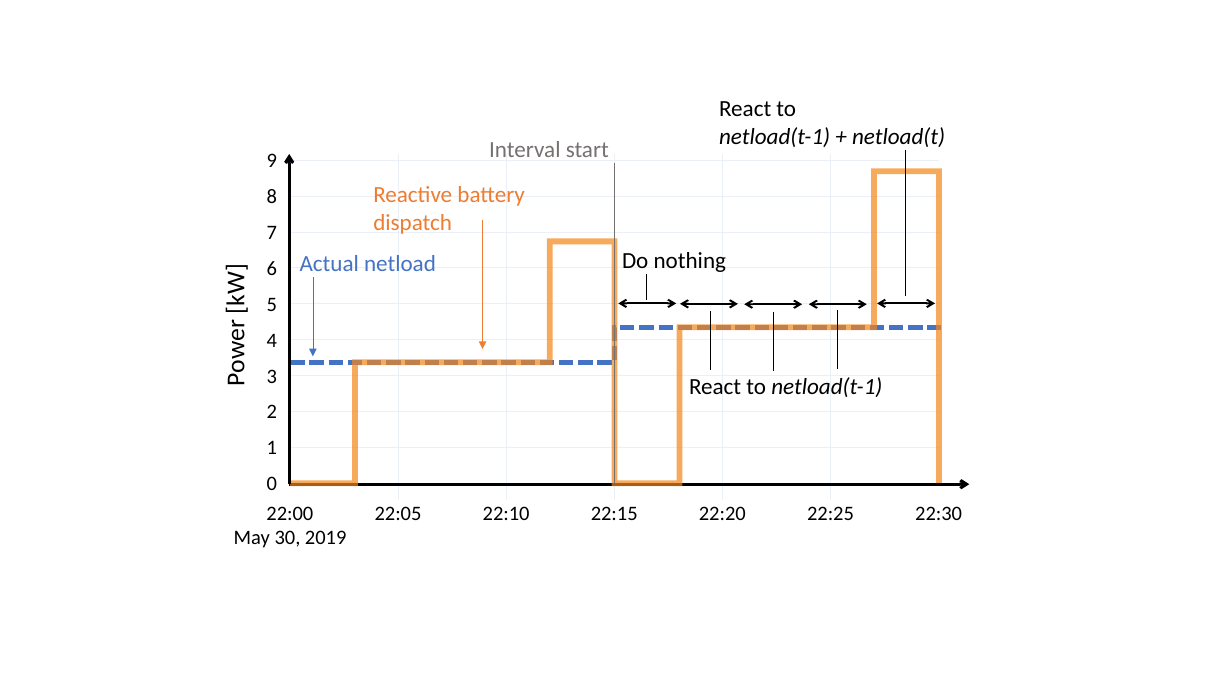
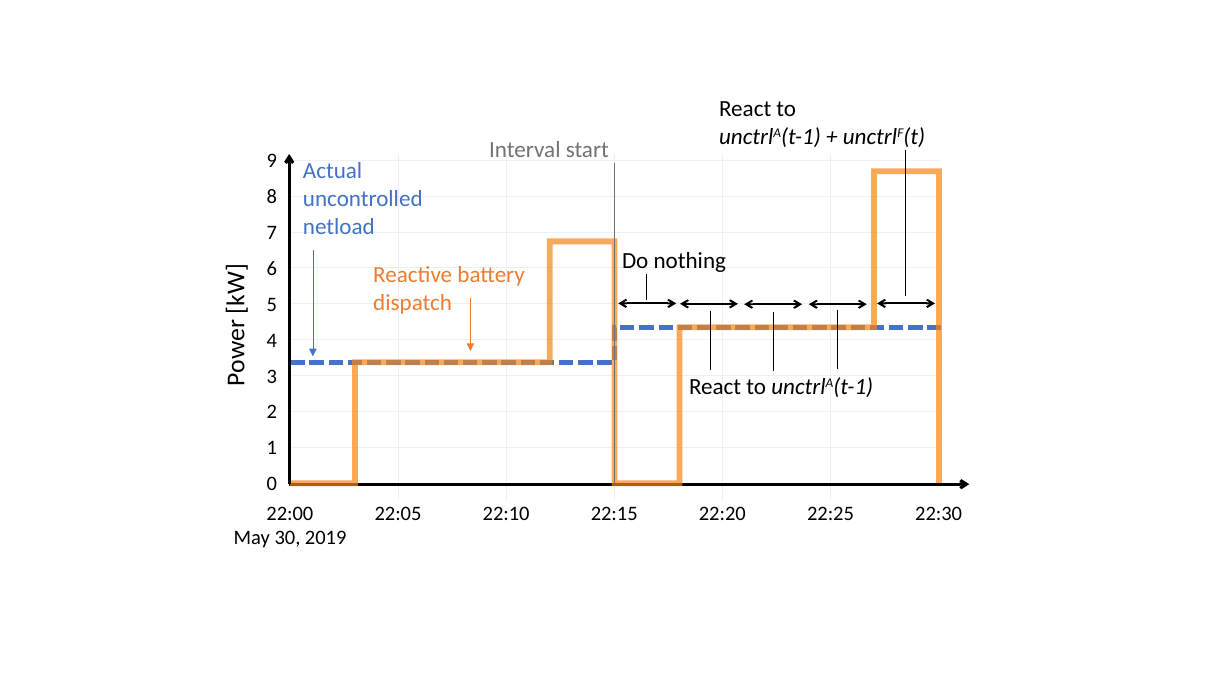
Before and after one commit to Jonathan56/supplementary_thesis, a slide deck: slide 53 of figures.pptx (slide 49 before the commit). Drawn at 1232x693 pixels with LibreOffice and Linux fonts; fonts in the diff are those of the drawing. Boxes give left, top, right and bottom in pixels: in the first picture for what was removed or moved away, otherwise in the second. Text is boxed around its words. In the diff, an @@ line names an element or a change of style, - is before the commit and + after.

```diff
--- a/figures.pptx
+++ b/figures.pptx
@@ text at <box>781,127,925,147</box>: text changed @@
-netload(t-1) + netload(t)
+unctrlA(t-1) + unctrlF(t)
@@ text at <box>303,162,423,234</box>: text changed @@
-Actual netload
+Actual uncontrolled netload
@@ arrow moved from (313, 277) - (313, 357) to (313, 250) - (313, 357) @@
@@ text "Reactive battery dispatch": place and size @@
-text "Reactive battery dispatch" at <box>373,186,524,234</box>
+text "Reactive battery dispatch" at <box>373,266,524,314</box>
@@ arrow moved from (482, 220) - (482, 349) to (470, 299) - (470, 351) @@
@@ text at <box>689,377,873,397</box>: text changed @@
-React to netload(t-1)
+React to unctrlA(t-1)
```
Also in this commit, not shown: 12 other slides changed, 4 slides added, 3 other files.
